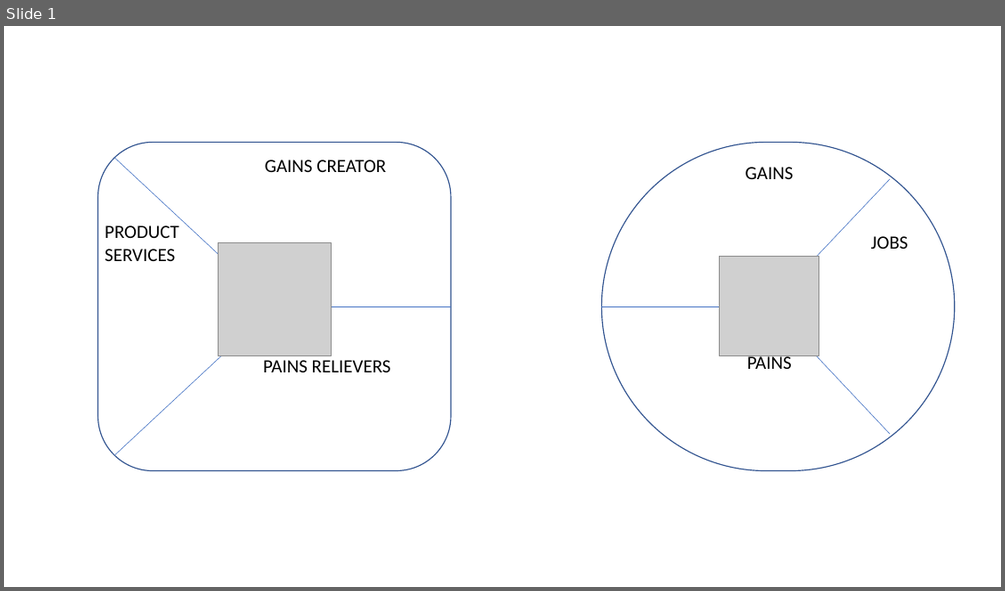
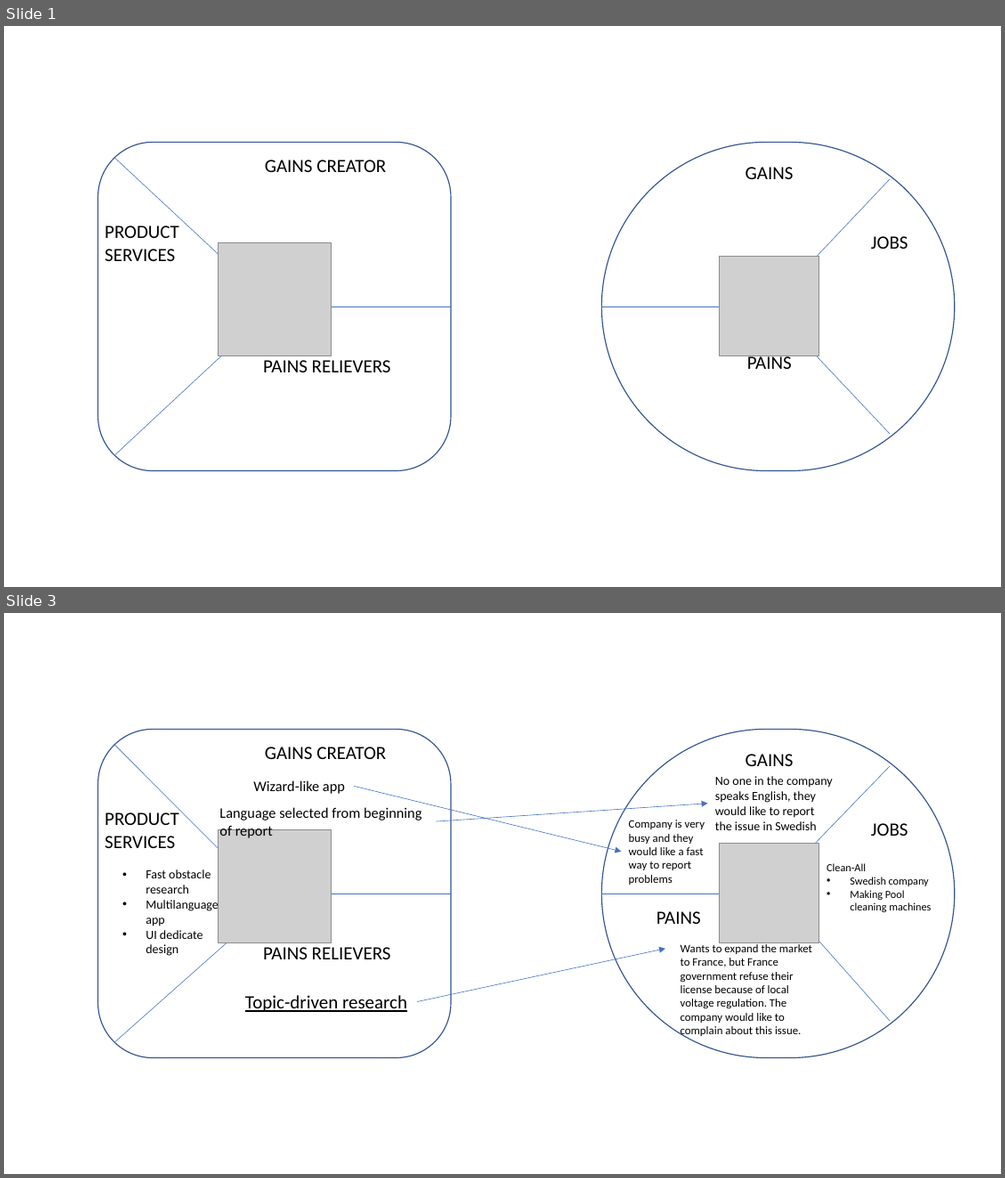
Before and after one commit to gatewayhackaton/brussels-challenge, a slide deck: docs/ValuePropositionCanvas.pptx. Shown one above the other, each under a label of ours: slide 1 before the commit, slides 1 and 3 after it; the slides between them are not shown. The pictures are 1005x591 and 1005x1178 pixels, drawn with LibreOffice and Linux fonts; fonts in the diff are those of the drawing; grey boxes stand for pictures. Boxes give left, top, right and bottom in pixels: in the first picture for what was removed or moved away, otherwise in the second. Text is boxed around its words. In the diff, an @@ line names an element or a change of style, - is before the commit and + after.

```diff
--- a/docs/ValuePropositionCanvas.pptx
+++ b/docs/ValuePropositionCanvas.pptx
@@ slide 3 added at [4, 613, 1001, 1174], background #FFFFFF @@
@@ rounded rectangle added at [98, 729, 451, 1057], outline #325491 1 pt @@
@@ line added from (233, 863) to (114, 745), #4472C4 0.5 pt @@
@@ rounded rectangle added at [601, 729, 955, 1057], outline #325491 1 pt @@
@@ text added at [265, 747, 386, 759], 18 pt, text #000000 @@
+GAINS CREATOR
@@ text added at [745, 754, 793, 766], 18 pt, text #000000 @@
+GAINS
@@ line added from (801, 858) to (890, 766), #4472C4 0.5 pt @@
@@ text added at [253, 780, 345, 794], 14 pt, text #000000 @@
+Wizard-like app
@@ arrow added from (354, 786) to (622, 852), #4472C4 0.5 pt @@
@@ text added at [715, 776, 833, 830], 12 pt, text #000000 @@
+No one in the company speaks English, they would like to report the issue in Swedish
@@ text added at [105, 812, 179, 848], 18 pt, text #000000 @@
+PRODUCT
+SERVICES
@@ text added at [219, 807, 421, 838], 14 pt, text #000000 @@
+Language selected from beginning of report
@@ arrow added from (437, 821) to (708, 803), #4472C4 0.5 pt @@
@@ text added at [629, 819, 704, 884], 11 pt, text #000000 @@
+Company is very busy and they would like a fast way to report problems
@@ text added at [871, 823, 908, 835], 18 pt, text #000000 @@
+JOBS
@@ picture added at [218, 830, 331, 943] @@
@@ picture added at [720, 844, 820, 943] @@
@@ text added at [146, 869, 218, 956], 12 pt, text #000000 @@
+• Fast obstacle research
+• Multilanguage app
+• UI dedicate design
@@ text added at [826, 863, 930, 912], 10.5 pt, text #000000 @@
+Clean-All
+• Swedish company
+• Making Pool cleaning machines
@@ line added from (321, 893) to (451, 893), #4472C4 0.5 pt @@
@@ line added from (732, 893) to (601, 893), #4472C4 0.5 pt @@
@@ text added at [656, 911, 701, 924], 18 pt, text #000000 @@
+PAINS
@@ line added from (811, 932) to (890, 1021), #4472C4 0.5 pt @@
@@ line added from (233, 938) to (115, 1041), #4472C4 0.5 pt @@
@@ text added at [263, 947, 391, 959], 18 pt, text #000000 @@
+PAINS RELIEVERS
@@ arrow added from (418, 1002) to (665, 949), #4472C4 0.5 pt @@
@@ text added at [680, 942, 812, 1038], 11 pt, text #000000 @@
+Wants to expand the market to France, but France government refuse their license because of local voltage regulation. The company would like to complain about this issue.
@@ text added at [245, 995, 407, 1012], 18 pt, text #000000, underline @@
+Topic-driven research
```
Also in this commit, not shown: 1 slide changed, 1 slide removed.
